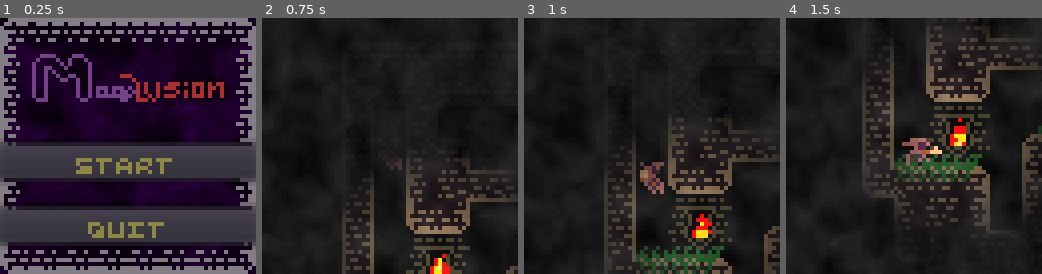
Above: before the commit, frames 1-4 (left to right).
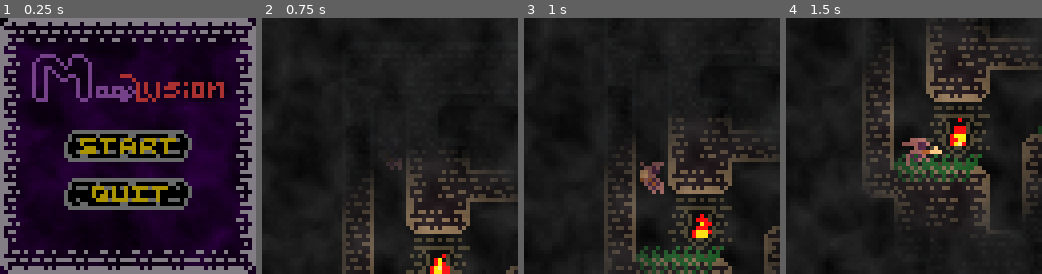
Above: after the commit, the same moments.

Repository: ObsidianBlk/Magelusion
Game: Godot game, scene res://scenes/World.tscn
Two runs of this game, one before a commit and one after it. Both use one fixed random seed, a clock stepped at 60 frames per second and the inputs below. Sound files missing from this copy of the repository are replaced by a short silence.
Inputs (mouse positions are in pixels of both pictures, inside the frame that each line leads up to):
- Up to frame 1 (0.25 s): no input
- Up to frame 2 (0.75 s): click "Start" at 0.5 s
- Up to frame 3 (1 s): no input
- Up to frame 4 (1.5 s): move the mouse to (970, 133) at 1.27 s; hold D (p1_right) from 1.28 s (still down); hold Ctrl (p1_cast) from 1.28 s (still down)

The runs differ from the first frame. In frame 1, 35% of the frame differs, in the area x 0-100%, y 43-90%; in frame 2, nothing differs; in frame 3, nothing differs; in frame 4, nothing differs.

Commit message:
Updated the menu buttons to fit in with the over all theme of the game.

Diff:
--- a/scenes/World.gd
+++ b/scenes/World.gd
@@ -26,11 +26,11 @@
 
 func _on_MainMenu_Start_pressed():
 	if $"UI/Main Menu".visible:
-		if $"UI/Main Menu/Start".text == "Start":
+		if $"UI/Main Menu/Start/Label".text == "Start":
 			Database.set(GAMESTATE_PAUSED, false)
 			MapLoader.loadMap("res://scenes/Demo_Map.tscn")
 			if _isMapLoaded():
-				$"UI/Main Menu/Start".text = "Resume"
+				$"UI/Main Menu/Start/Label".text = "Resume"
 				$"UI/Main Menu/Background".visible = false
 		else:
 			Database.set(GAMESTATE_PAUSED, false)
--- a/scenes/World.tscn
+++ b/scenes/World.tscn
@@ -7,6 +7,8 @@
 [ext_resource path="res://shaders/Fog.shader" type="Shader" id=5]
 [ext_resource path="res://media/graphics/menu/Title.png" type="Texture" id=6]
 [ext_resource path="res://media/graphics/menu/Main_Menu_Frame.png" type="Texture" id=7]
+[ext_resource path="res://media/graphics/menu/Button_normal.png" type="Texture" id=8]
+[ext_resource path="res://media/graphics/menu/Button_hover.png" type="Texture" id=9]
 
 [sub_resource type="Environment" id=5]
 background_mode = 4
@@ -89,35 +91,64 @@
 texture = ExtResource( 6 )
 stretch_mode = 6
 
-[node name="Start" type="Button" parent="UI/Main Menu"]
-margin_top = 32.0
-margin_right = 64.0
-margin_bottom = 40.0
+[node name="Start" type="TextureButton" parent="UI/Main Menu"]
+anchor_top = 0.506
+anchor_right = 1.0
+anchor_bottom = 0.506
+margin_left = 16.0
+margin_top = -4.384
+margin_right = -16.0
+margin_bottom = 3.616
 focus_neighbour_top = NodePath("../Quit")
 focus_neighbour_bottom = NodePath("../Quit")
 focus_next = NodePath("../Quit")
 focus_previous = NodePath("../Quit")
-theme = ExtResource( 2 )
-custom_colors/font_color = Color( 0.564706, 0.533333, 0.270588, 1 )
-custom_colors/font_color_hover = Color( 1, 0.945098, 0.494118, 1 )
-custom_colors/font_color_pressed = Color( 1, 0.494118, 0, 1 )
-text = "Start"
+texture_normal = ExtResource( 8 )
+texture_hover = ExtResource( 9 )
+stretch_mode = 3
 __meta__ = {
 "_edit_use_anchors_": false
 }
 
-[node name="Quit" type="Button" parent="UI/Main Menu"]
-margin_top = 48.0
-margin_right = 64.0
-margin_bottom = 56.0
+[node name="Label" type="Label" parent="UI/Main Menu/Start"]
+anchor_right = 1.0
+anchor_bottom = 1.0
+margin_left = 2.0
+margin_top = -1.0
+theme = ExtResource( 2 )
+custom_colors/font_color = Color( 0.678431, 0.580392, 0, 1 )
+text = "Start"
+align = 1
+valign = 1
+
+[node name="Quit" type="TextureButton" parent="UI/Main Menu"]
+anchor_top = 0.506
+anchor_right = 1.0
+anchor_bottom = 0.506
+margin_left = 16.0
+margin_top = 7.616
+margin_right = -16.0
+margin_bottom = 15.616
 focus_neighbour_top = NodePath("../Start")
 focus_neighbour_bottom = NodePath("../Start")
 focus_next = NodePath("../Start")
 focus_previous = NodePath("../Start")
+texture_normal = ExtResource( 8 )
+texture_hover = ExtResource( 9 )
+stretch_mode = 3
+__meta__ = {
+"_edit_use_anchors_": false
+}
+
+[node name="Label" type="Label" parent="UI/Main Menu/Quit"]
+anchor_right = 1.0
+anchor_bottom = 1.0
+margin_left = 2.0
+margin_top = -1.0
 theme = ExtResource( 2 )
-custom_colors/font_color = Color( 0.564706, 0.533333, 0.270588, 1 )
-custom_colors/font_color_hover = Color( 1, 0.945098, 0.494118, 1 )
-custom_colors/font_color_pressed = Color( 1, 0.494118, 0, 1 )
+custom_colors/font_color = Color( 0.678431, 0.580392, 0, 1 )
 text = "Quit"
+align = 1
+valign = 1
 [connection signal="pressed" from="UI/Main Menu/Start" to="." method="_on_MainMenu_Start_pressed"]
 [connection signal="pressed" from="UI/Main Menu/Quit" to="." method="_on_MainMenu_Quit_pressed"]
Binary file added: media/graphics/menu/Button_hover.png
Not shown, added: media/graphics/menu/Button_hover.png.import
Binary file added: media/graphics/menu/Button_normal.png
Not shown, added: media/graphics/menu/Button_normal.png.import
Not shown: 1 places in scenes/World.tscn that only renumber resources
